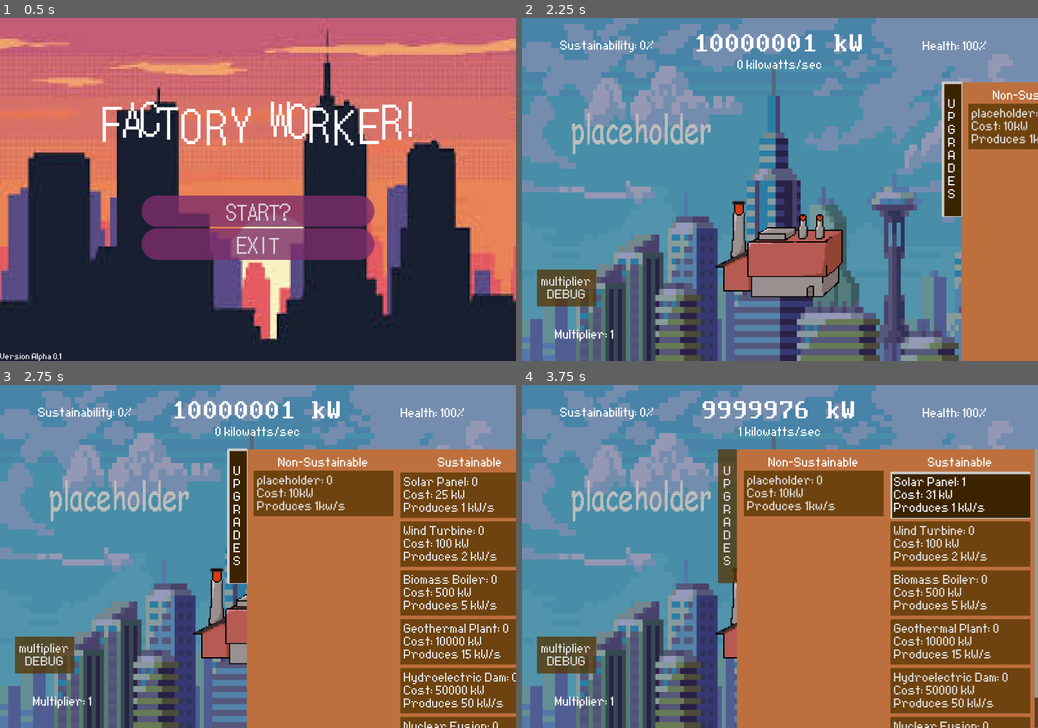
Above: before the commit, frames 1-4 (two rows, left to right).
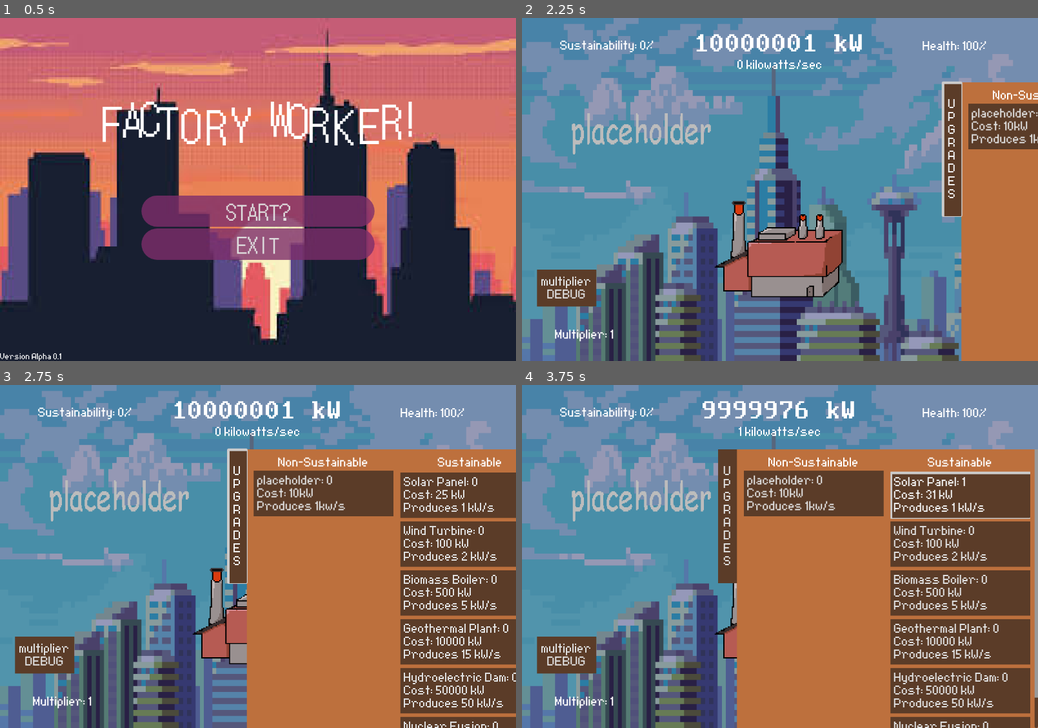
Above: after the commit, the same moments.

Repository: chu0029/SusGame
Game: Godot game, scene res://scenes/menu_start.tscn
The game is run twice, just before and just after one commit, with the same random seed, the same clock (stepped at 60 frames per second) and the same inputs.
Inputs (mouse positions are in pixels of both pictures, inside the frame that each line leads up to):
- Up to frame 1 (0.5 s): no input
- Up to frame 2 (2.25 s): click "START?" at 0.5 s; click (780, 244) at 1.25 s; click "U P G R A D E S" at 2 s
- Up to frame 3 (2.75 s): no input
- Up to frame 4 (3.75 s): click "placeholder: 0 Cost: 10kW Pro…" at 2.75 s; click "Solar Panel: 0 Cost: 25 kW Pr…" at 3.5 s

Frame 1 is identical in both runs. In frame 2, 2.4% of the frame differs, in the area x 81-100%, y 19-58%; in frame 3, 17%; in frame 4, 19%, in the area x 40-99%, y 25-100%.

Commit message:
updated style

Diff:
--- a/brown_style_box_flat.tres
+++ b/brown_style_box_flat.tres
@@ -5,6 +5,6 @@
 content_margin_top = 8.0
 content_margin_right = 8.0
 content_margin_bottom = 8.0
-bg_color = Color(0.236556, 0.137214, 4.81308e-08, 1)
+bg_color = Color(0.356863, 0.235294, 0.156863, 1)
 border_width_left = 4
 border_width_top = 4
--- /dev/null
+++ b/default_bus_layout.tres
@@ -0,0 +1,9 @@
+[gd_resource type="AudioBusLayout" format=3 uid="uid://bo5d33qjkc4fi"]
+
+[resource]
+bus/1/name = &"bgm"
+bus/1/solo = false
+bus/1/mute = false
+bus/1/bypass_fx = false
+bus/1/volume_db = 0.0
+bus/1/send = &"Master"
--- a/filees and stuff/TEST_style_box_flat.tres
+++ b/filees and stuff/TEST_style_box_flat.tres
@@ -5,4 +5,4 @@
 content_margin_top = 8.0
 content_margin_right = 8.0
 content_margin_bottom = 8.0
-bg_color = Color(0.333333, 0.2, 0, 0.745098)
+bg_color = Color(0.356863, 0.235294, 0.156863, 1)
--- a/filees and stuff/gametest.tres
+++ b/filees and stuff/gametest.tres
@@ -1,8 +1,18 @@
-[gd_resource type="Theme" load_steps=6 format=3 uid="uid://yfe8see4c3cw"]
+[gd_resource type="Theme" load_steps=7 format=3 uid="uid://yfe8see4c3cw"]
 
 [ext_resource type="StyleBox" uid="uid://bmd8e1tc2yjsf" path="res://filees and stuff/TEST_style_box_flat.tres" id="1_1prqb"]
 [ext_resource type="FontFile" uid="uid://cdooeuyqiy8tm" path="res://filees and stuff/robots.ttf" id="1_bf4m7"]
 [ext_resource type="StyleBox" uid="uid://dioyette6nsa4" path="res://brown_style_box_flat.tres" id="2_bf4m7"]
+
+[sub_resource type="StyleBoxFlat" id="StyleBoxFlat_bf4m7"]
+content_margin_left = 8.0
+content_margin_top = 8.0
+content_margin_right = 8.0
+content_margin_bottom = 8.0
+bg_color = Color(0.236556, 0.137214, 4.81308e-08, 1)
+border_width_left = 4
+border_width_top = 4
+corner_detail = 1
 
 [sub_resource type="StyleBoxFlat" id="StyleBoxFlat_74k86"]
 bg_color = Color(0.741176, 0.439216, 0.239216, 1)
@@ -16,6 +26,7 @@
 Button/fonts/font = ExtResource("1_bf4m7")
 Button/styles/hover = ExtResource("2_bf4m7")
 Button/styles/normal = ExtResource("1_1prqb")
-Button/styles/pressed = ExtResource("2_bf4m7")
+Button/styles/pressed = SubResource("StyleBoxFlat_bf4m7")
 Panel/styles/panel = SubResource("StyleBoxFlat_74k86")
 VScrollBar/styles/grabber = SubResource("StyleBoxFlat_kuev6")
+VScrollBar/styles/scroll = null
--- a/scenes/gametest.tscn
+++ b/scenes/gametest.tscn
@@ -300,6 +300,7 @@
 
 [node name="Pyramid-BananaMarmalade" type="AudioStreamPlayer" parent="."]
 stream = ExtResource("7_t82je")
+bus = &"bgm"
 
 [node name="soundupgrade" type="AudioStreamPlayer" parent="."]
 stream = ExtResource("7_82nuq")
--- a/scenes/settings_menu.tscn
+++ b/scenes/settings_menu.tscn
@@ -1,6 +1,7 @@
-[gd_scene load_steps=2 format=3 uid="uid://dbbtdnjcby4nx"]
+[gd_scene load_steps=3 format=3 uid="uid://dbbtdnjcby4nx"]
 
 [ext_resource type="Script" uid="uid://bx0jdxb81hjsg" path="res://scripts/settings_menu.gd" id="1_cr101"]
+[ext_resource type="Theme" uid="uid://yfe8see4c3cw" path="res://filees and stuff/gametest.tres" id="2_cr101"]
 
 [node name="settings menu" type="Control"]
 layout_mode = 3
@@ -21,17 +22,31 @@
 grow_horizontal = 2
 grow_vertical = 2
 
-[node name="VBoxContainer" type="VBoxContainer" parent="."]
-layout_mode = 0
-offset_left = 169.0
-offset_top = 311.0
-offset_right = 933.0
-offset_bottom = 503.0
+[node name="HBoxContainer" type="HBoxContainer" parent="."]
+layout_mode = 1
+anchors_preset = 8
+anchor_left = 0.5
+anchor_top = 0.5
+anchor_right = 0.5
+anchor_bottom = 0.5
+offset_left = -382.0
+offset_top = -25.0
+offset_right = 382.0
+offset_bottom = 25.0
+grow_horizontal = 2
+grow_vertical = 2
+scale = Vector2(1, 1.00808)
 
-[node name="HSlider" type="HSlider" parent="VBoxContainer"]
+[node name="Label" type="Label" parent="HBoxContainer"]
 layout_mode = 2
-max_value = 1.5
-step = 0.001
+theme = ExtResource("2_cr101")
+text = "Background Music  "
+
+[node name="HSlider" type="HSlider" parent="HBoxContainer"]
+custom_minimum_size = Vector2(500, 0)
+layout_mode = 2
+size_flags_vertical = 1
+step = 5.0
 rounded = true
 
 [node name="Button" type="Button" parent="."]
@@ -47,6 +62,8 @@
 offset_bottom = -80.0
 grow_horizontal = 2
 grow_vertical = 0
+scale = Vector2(1, 1.00576)
+theme = ExtResource("2_cr101")
 text = "BACK"
 
 [connection signal="pressed" from="Button" to="." method="_on_button_pressed"]
--- /dev/null
+++ b/scripts/settings_menu.gd
@@ -0,0 +1 @@
+extends Control
Not shown: 1 places in scenes/menu_start.tscn that only renumber resources
